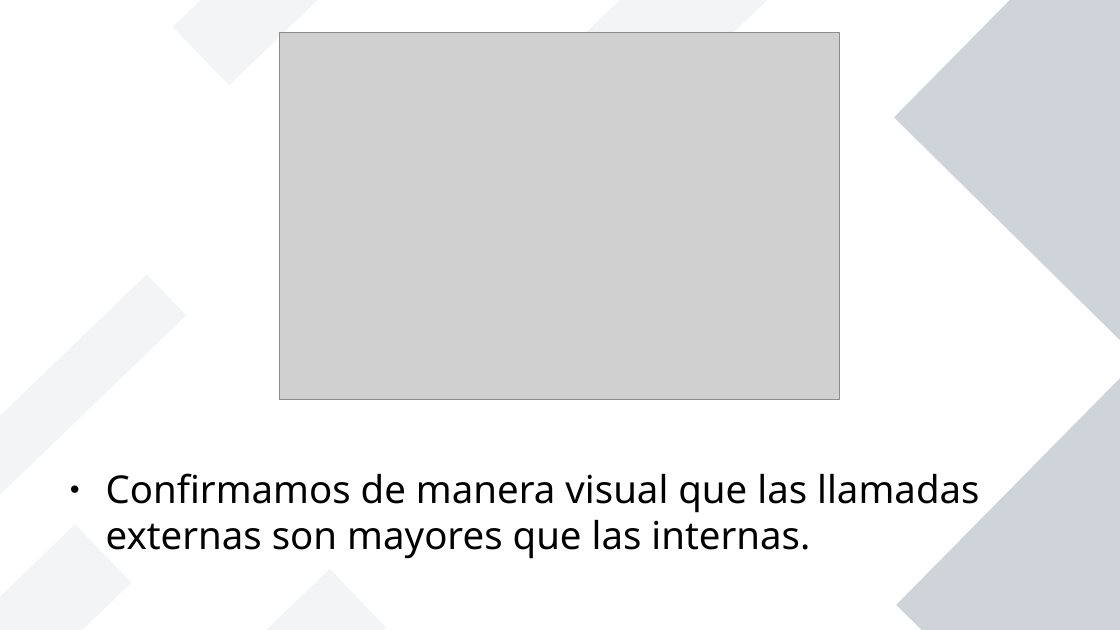
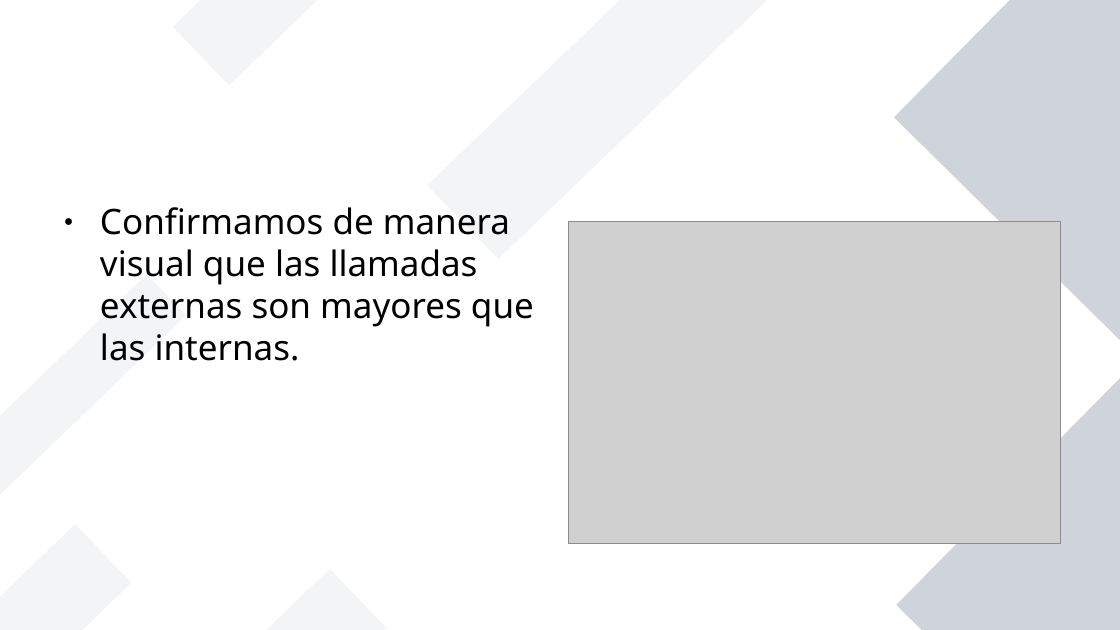
Before and after one commit to hukitan/tripleten, a slide deck: slide 22 of Proyectos_en_desarrollo/Proyecto Final/proyecto final.odp (slide 13 before the commit). Drawn at 1120x630 pixels with LibreOffice and Linux fonts; fonts in the diff are those of the drawing; grey boxes stand for pictures. Boxes give left, top, right and bottom in pixels: in the first picture for what was removed or moved away, otherwise in the second. Text is boxed around its words. In the diff, an @@ line names an element or a change of style, - is before the commit and + after.

```diff
--- a/Proyectos_en_desarrollo/Proyecto Final/proyecto final.odp
+++ b/Proyectos_en_desarrollo/Proyecto Final/proyecto final.odp
@@ text "Confirmamos de manera visual que ..." moved from (x1=106, y1=473, x2=979, y2=559) to (x1=100, y1=207, x2=534, y2=361) @@
@@ text "Confirmamos de manera visual que ..." at (x1=100, y1=207, x2=534, y2=361): size 27.2 to 24.8 pt @@
@@ picture resized from (x1=279, y1=33, x2=839, y2=400) to (x1=569, y1=222, x2=1061, y2=545) @@
```
Also in this commit, not shown: 3 other slides changed, 11 slides added, 2 slides removed, 2 other files.
